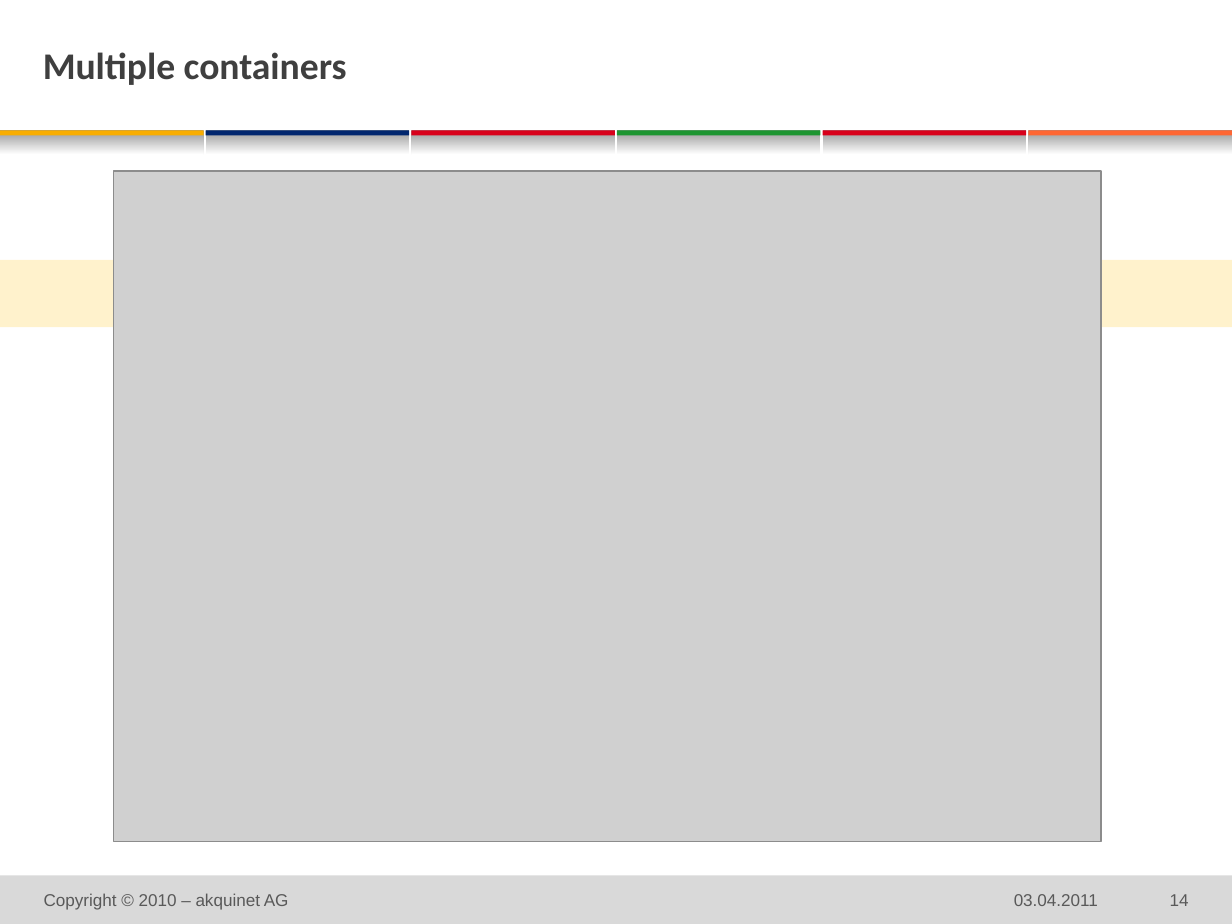
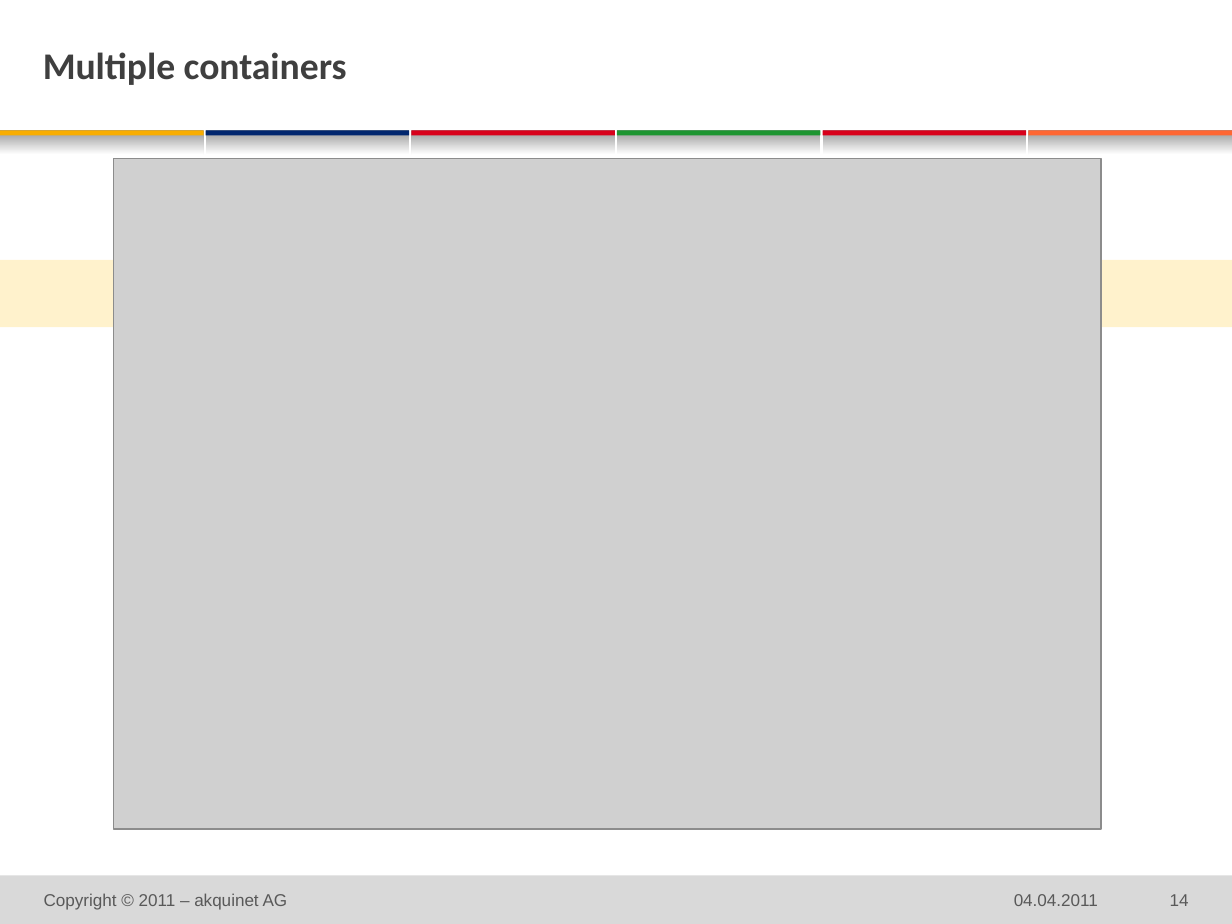
Before and after one commit to michaelschuetz/seamArquillian-sdc2011, a slide deck: slide 14 of doc/sdc_SeamArquillian.pptx. Drawn at 1232x924 pixels with LibreOffice and Linux fonts; fonts in the diff are those of the drawing; grey boxes stand for pictures; background and template pictures are left out. Boxes give left, top, right and bottom in pixels: in the first picture for what was removed or moved away, otherwise in the second. Text is boxed around its words. In the diff, an @@ line names an element or a change of style, - is before the commit and + after.

```diff
--- a/doc/sdc_SeamArquillian.pptx
+++ b/doc/sdc_SeamArquillian.pptx
@@ picture: place and size @@
-picture at bbox=[113, 171, 1100, 841]
+picture at bbox=[113, 159, 1100, 829]
@@ text at bbox=[44, 893, 288, 910]: text changed @@
-Copyright © 2010 – akquinet AG
+Copyright © 2011 – akquinet AG
@@ text at bbox=[1014, 894, 1098, 906]: text changed @@
-03.04.2011
+04.04.2011
```
Also in this commit, not shown: 13 other slides changed, 1 other file.
